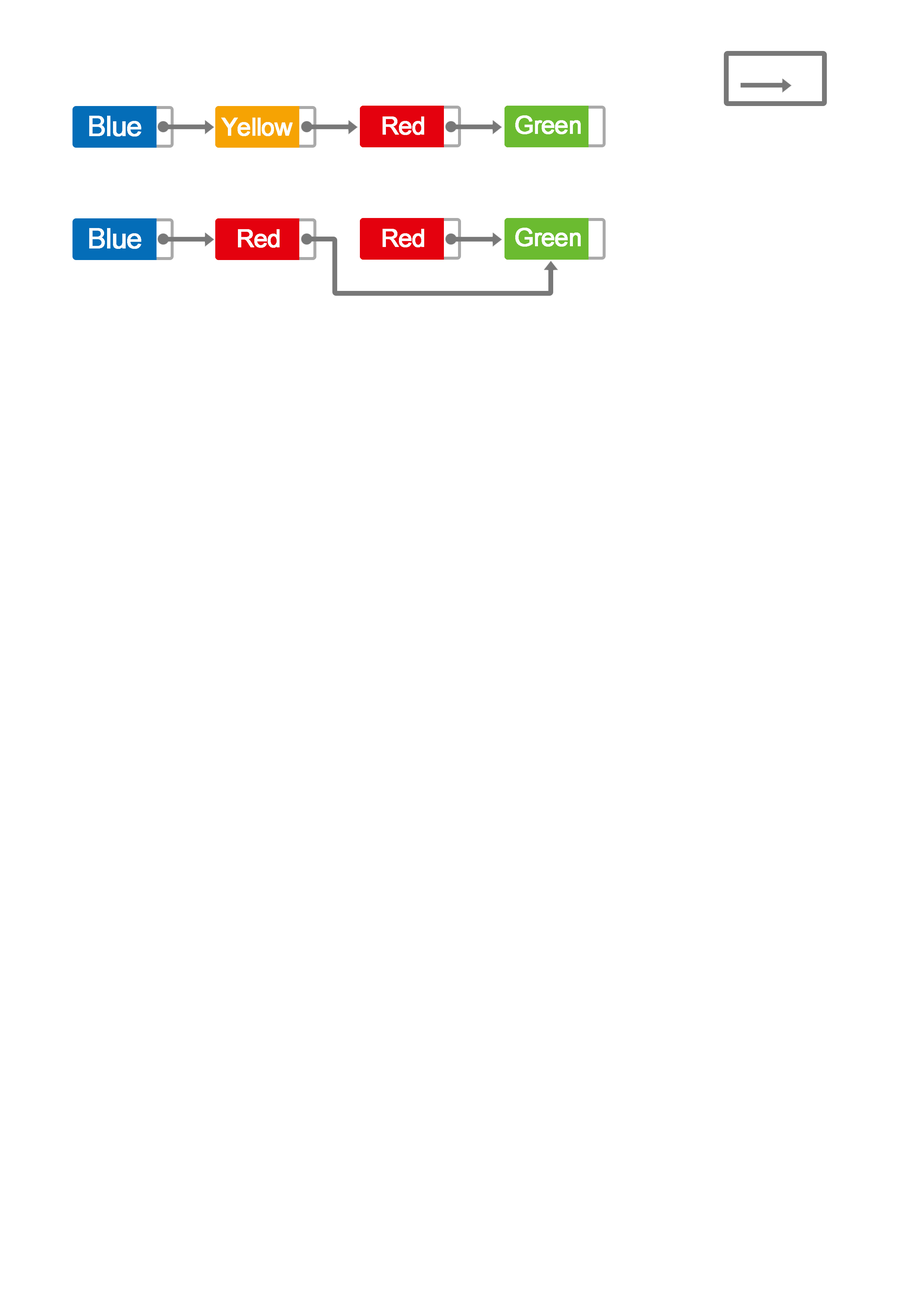
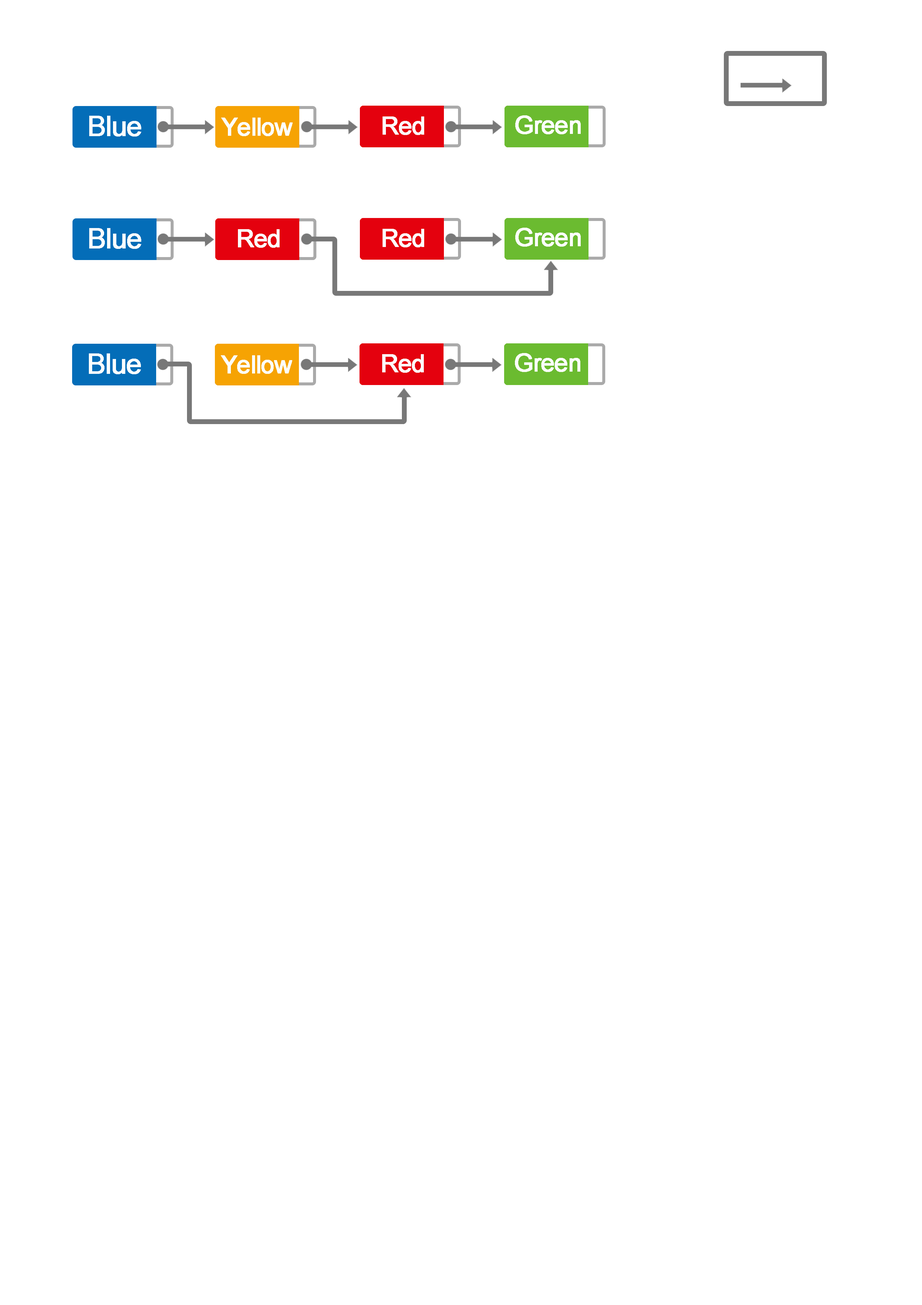
Layer changes from the first w=922, h=1305 image to the second:
added layer "图层 3 拷贝" above "图层 3" over [159, 361, 192, 407]
added layer "图层 4 拷贝" above "图层 4" over [187, 405, 405, 424]
added layer "图层 5 拷贝" above "图层 5" over [388, 392, 407, 424]
added layer "图层 6 拷贝" above "图层 6" over [397, 387, 412, 398]
added layer "形状 1 拷贝 2" (2nd of 3) above "图层 1 拷贝 2" over [450, 357, 502, 372]
added layer "图层 1 拷贝 2" (2nd of 3) above "Green" over [444, 358, 458, 371]
added layer "Green" (2nd of 3) above "圆角矩形 2 拷贝" over [515, 352, 581, 372]
added layer "圆角矩形 2 拷贝" (5th of 10) above "圆角矩形 1 拷贝" over [504, 343, 589, 385]
added layer "圆角矩形 1 拷贝" (5th of 10) above "Red" over [504, 343, 606, 385]
added layer "Red" (3rd of 4) above "圆角矩形 2 拷贝" over [382, 354, 424, 373]
added layer "圆角矩形 2 拷贝" (6th of 10) above "圆角矩形 1 拷贝" over [359, 343, 444, 385]
added layer "圆角矩形 1 拷贝" (6th of 10) above "形状 1 拷贝" over [359, 343, 461, 385]
added layer "形状 1 拷贝" (2nd of 3) above "图层 1 拷贝" over [306, 357, 358, 372]
added layer "图层 1 拷贝" (2nd of 3) above "图层 7" over [300, 358, 313, 371]
added layer "图层 7" above "Yellow" over [156, 358, 170, 371]
added layer "Yellow" (2nd of 3) above "圆角矩形 2 拷贝" over [220, 355, 293, 374]
added layer "圆角矩形 2 拷贝" (7th of 10) above "圆角矩形 1 拷贝" over [214, 343, 300, 386]
added layer "圆角矩形 1 拷贝" (7th of 10) above "Blue" over [214, 343, 317, 386]
added layer "Blue" (2nd of 3) above "圆角矩形 2" over [88, 353, 141, 375]
added layer "圆角矩形 2" (2nd of 3) above "圆角矩形 1" over [72, 343, 157, 386]
added layer "圆角矩形 1" (2nd of 3) above "形状 1 拷贝 2" over [72, 343, 174, 386]
